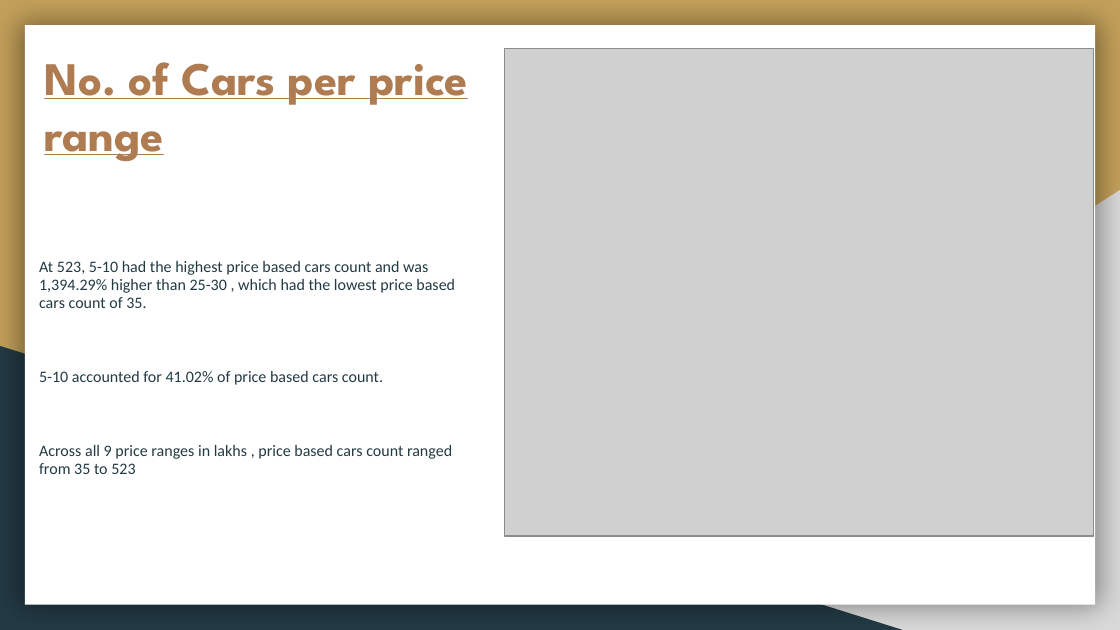
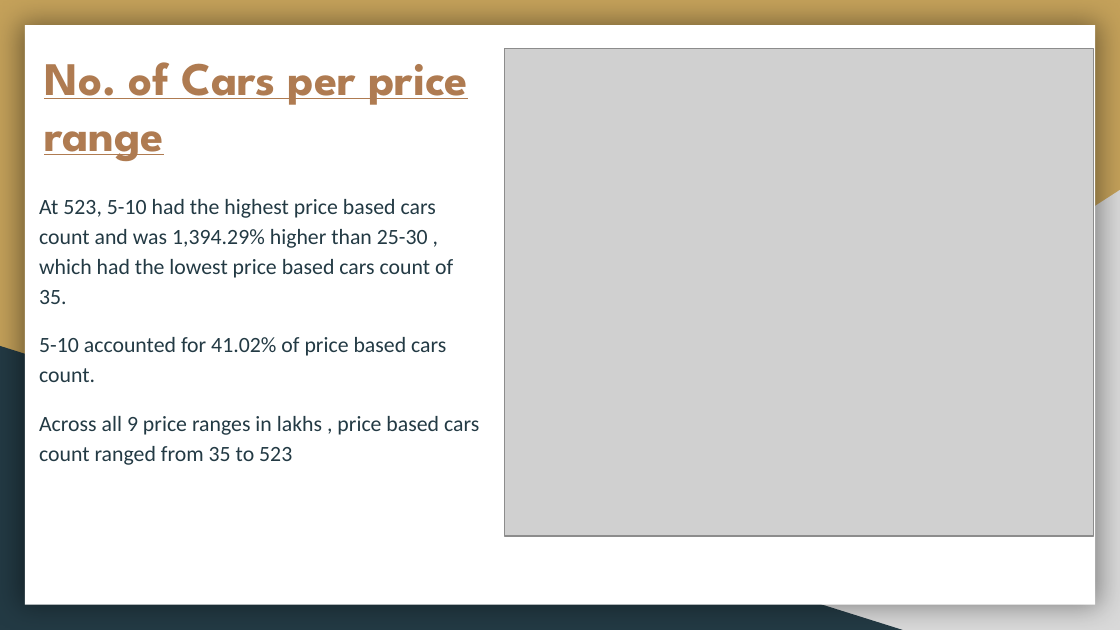
Before and after one commit to Udit2712/Car_DataAnalizer, a slide deck: slide 7 of Documents/Car Engage Report.pptx (slide 6 before the commit). Drawn at 1120x630 pixels with LibreOffice and Linux fonts; fonts in the diff are those of the drawing; grey boxes stand for pictures. Boxes give left, top, right and bottom in pixels: in the first picture for what was removed or moved away, otherwise in the second. Text is boxed around its words. In the diff, an @@ line names an element or a change of style, - is before the commit and + after.

```diff
--- a/Documents/Car Engage Report.pptx
+++ b/Documents/Car Engage Report.pptx
@@ text "At 523, 5-10 had the ...": place and size @@
-text "At 523, 5-10 had the ..." at (39, 261, 455, 474)
+text "At 523, 5-10 had the ..." at (39, 199, 479, 465)
@@ text "At 523, 5-10 had the ..." at (39, 199, 479, 465): size 10.2 to 14 pt; line spacing 0.95 to 1.15 @@
```
Also in this commit, not shown: 8 other slides changed, 1 slide added.
